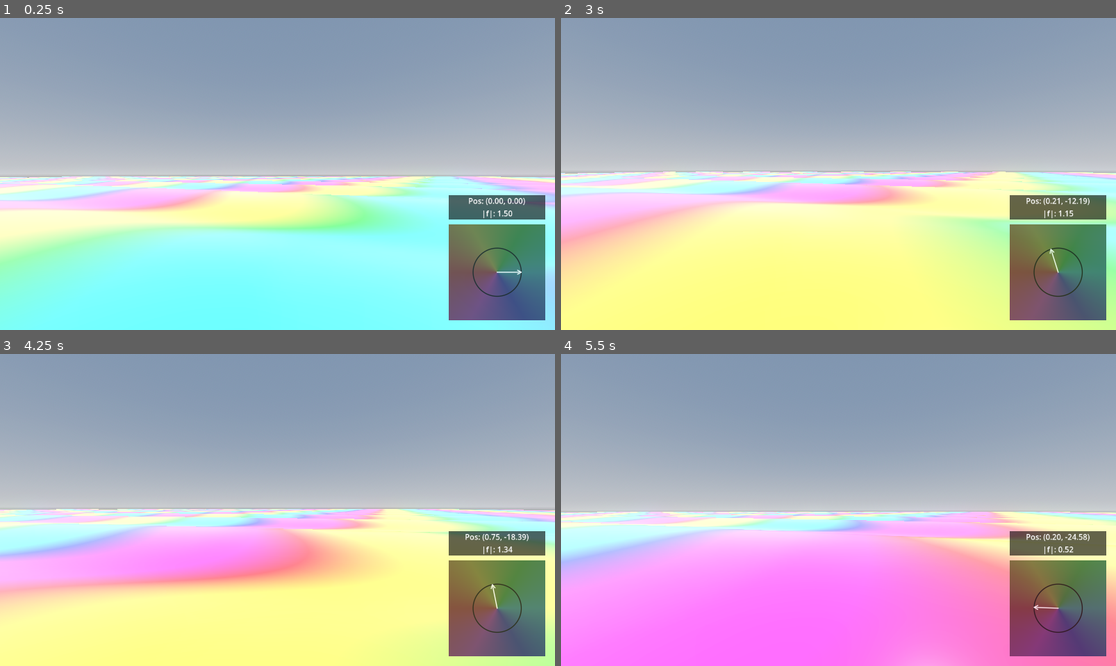
Above: before the commit, frames 1-4 (two rows, left to right).
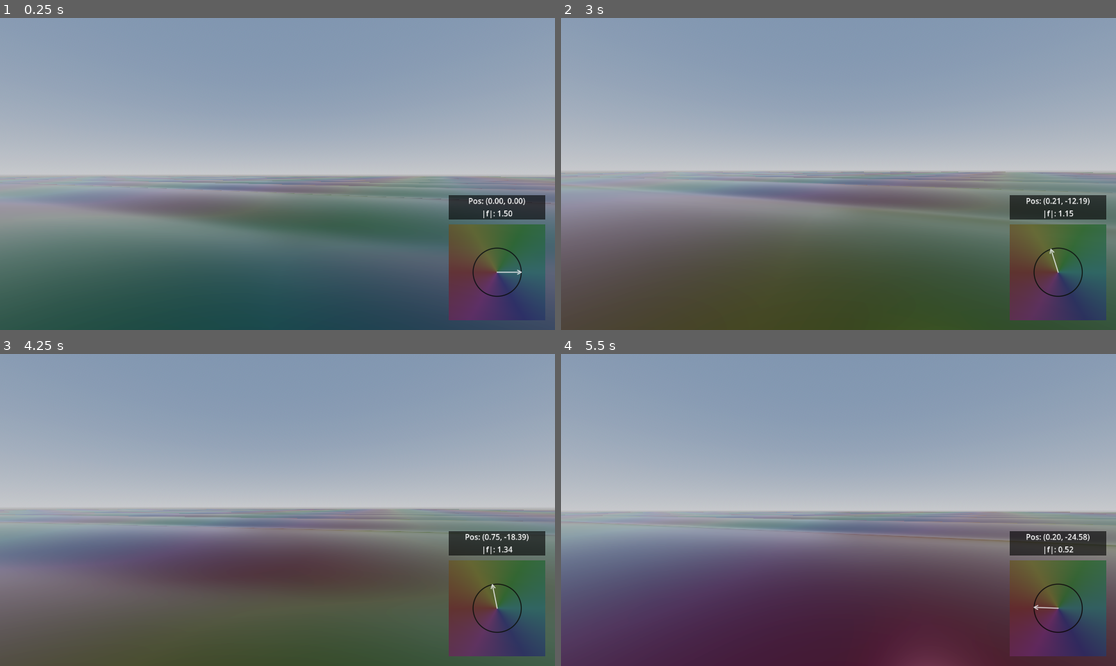
Above: after the commit, the same moments.

Repository: allanino/complex-functions-explorer
Game: Godot game, scene res://scenes/main.tscn
The game is run twice, just before and just after one commit, with the same random seed, the same clock (stepped at 60 frames per second) and the same inputs.
Inputs (mouse positions are in pixels of both pictures, inside the frame that each line leads up to):
- Up to frame 1 (0.25 s): no input
- Up to frame 2 (3 s): tap Enter at 0.5 s; move the mouse to (866, 174) at 0.52 s; hold W (move_forward) from 0.53 s (still down); move the mouse to (810, 174) at 1.27 s; move the mouse to (849, 167) at 2.02 s; move the mouse to (832, 180) at 2.77 s
- Up to frame 3 (4.25 s): keep holding W (move_forward); move the mouse to (316, 513) at 3.52 s
- Up to frame 4 (5.5 s): keep holding W (move_forward); move the mouse to (794, 506) at 4.27 s; move the mouse to (844, 510) at 5.02 s

The runs differ from the first frame. In frame 1, 49% of the frame differs, in the area x 0-100%, y 50-100%; in frame 2, 51%, in the area x 0-100%, y 49-100%; in frame 3, 50%; in frame 4, 49%.

Commit message:
Update terraini shader material

Diff:
--- a/shaders/terrain.gdshader
+++ b/shaders/terrain.gdshader
@@ -40,11 +40,12 @@
     float phase = atan(f.y, f.x);
     float hue = (phase + PI) / (2.0 * PI);
 
-    vec3 hsv = vec3(hue, 0.8, 0.9);
-    ALBEDO = hsv2rgb(hsv);
+    vec3 base = hsv2rgb(vec3(hue, 0.7, 0.8));
 
-    // Shining plastic look
-    ROUGHNESS = 0.15;
-    SPECULAR = 0.5;
-    METALLIC = 0.0;
+    ALBEDO = base * 0.15;
+
+    EMISSION = base * 0.25;
+	ROUGHNESS = 0.12;
+	METALLIC = 0.95;
+	SPECULAR = 1.0;
 }
